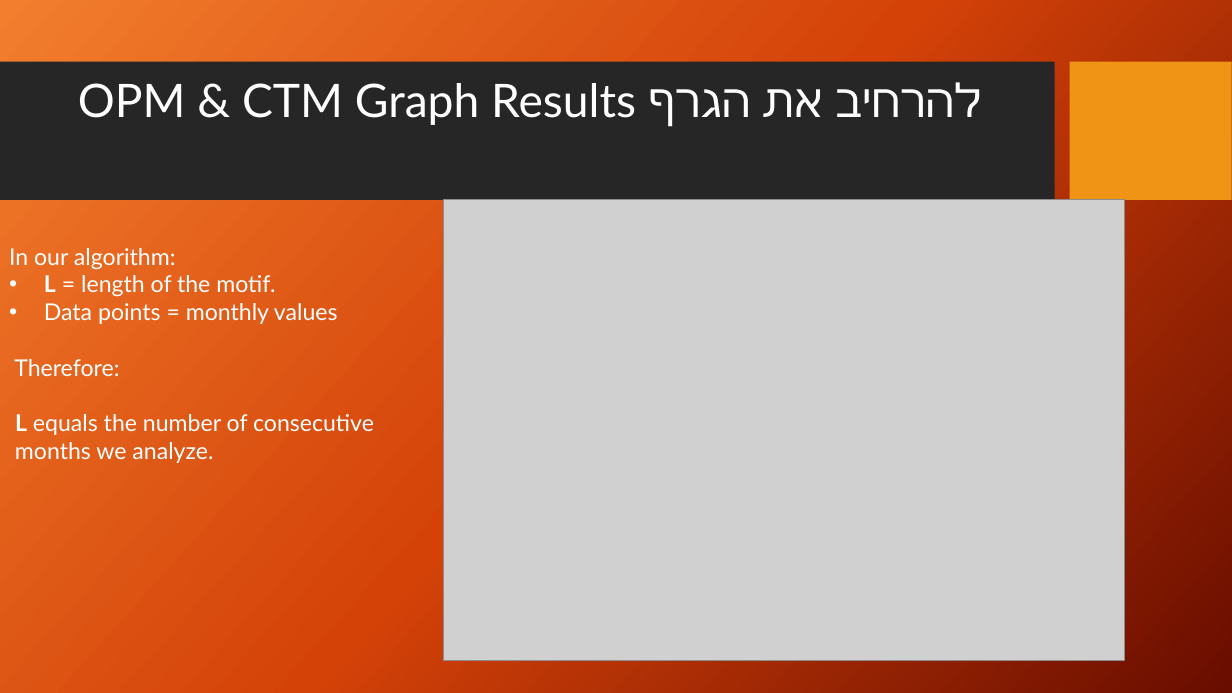
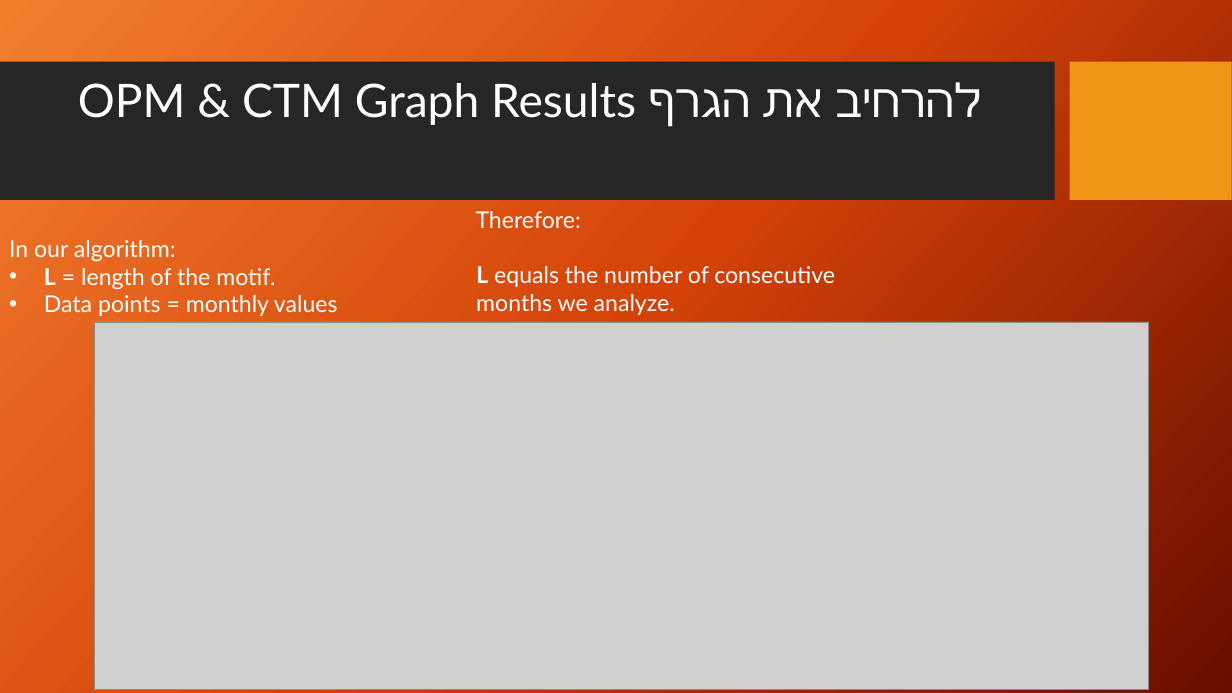
Before and after one commit to yoniyoni920/AdvancedAlgorithmsandDataStructuresonStrings, a slide deck: slide 9 of CourseProject/projectpresentaion.pptx. Drawn at 1232x693 pixels with LibreOffice and Linux fonts; fonts in the diff are those of the drawing; grey boxes stand for pictures; background and template pictures are left out. Boxes give left, top, right and bottom in pixels: in the first picture for what was removed or moved away, otherwise in the second. Text is boxed around its words. In the diff, an @@ line names an element or a change of style, - is before the commit and + after.

Commit message:
added bar graphs

```diff
--- a/CourseProject/projectpresentaion.pptx
+++ b/CourseProject/projectpresentaion.pptx
@@ picture removed at bbox=[444, 200, 1125, 661] @@
@@ text "In our algorithm:": place and size @@
-text "In our algorithm:" at bbox=[9, 248, 374, 463]
+text "In our algorithm:" at bbox=[9, 240, 338, 316]
@@ text added at bbox=[476, 211, 835, 315], 18 pt, text #FFFFFF @@
+Therefore:
+L equals the number of consecutive
+months we analyze.
@@ picture added at bbox=[94, 322, 1149, 689] @@
@@ text at bbox=[14, 359, 374, 463]: paragraphs removed @@
-Therefore:
-L equals the number of consecutive
-months we analyze.
```
Also in this commit, not shown: 5 other slides changed, 1 other file.
